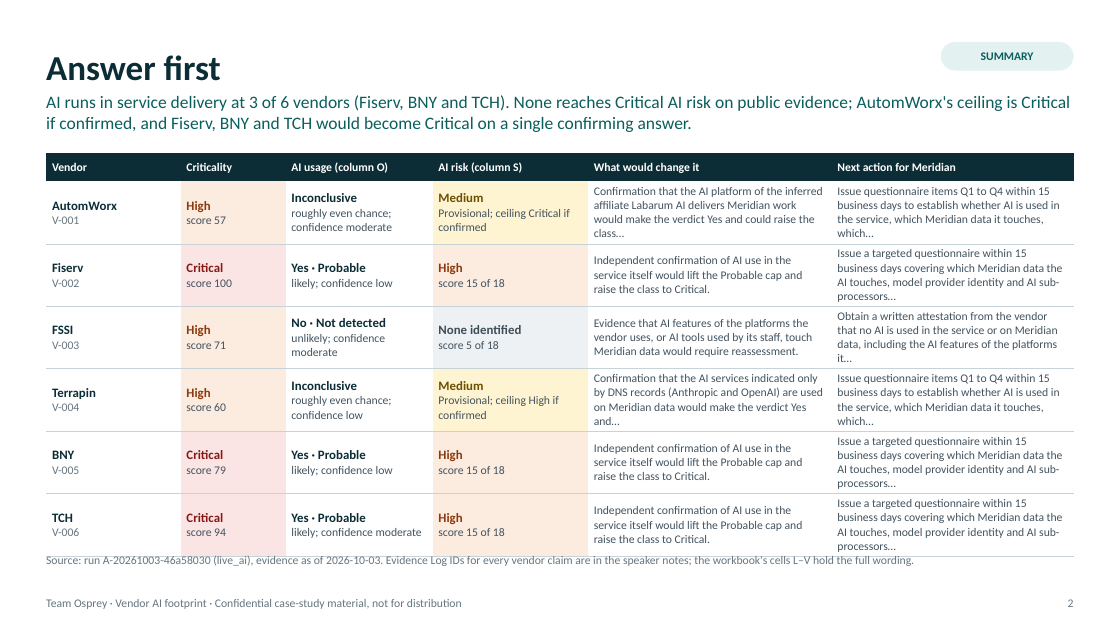
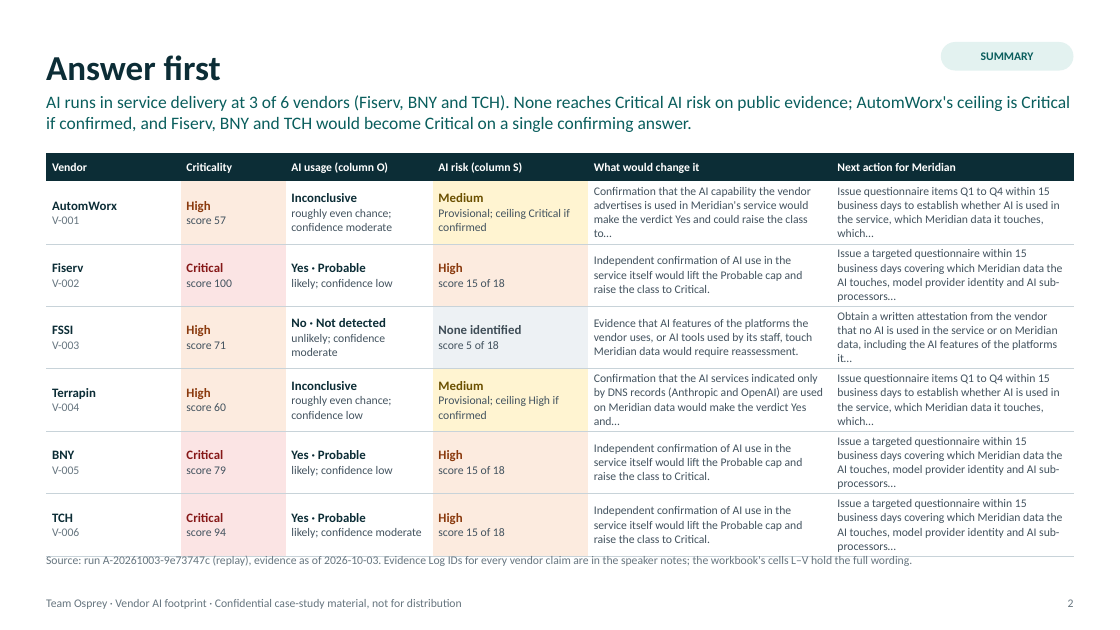
Before and after one commit to rakshit-737/vendor-ai-footprint, a slide deck: slide 2 of submission/Team_Osprey_Vendor_AI_Footprint.pptx. Drawn at 1120x630 pixels with LibreOffice and Linux fonts; fonts in the diff are those of the drawing. Boxes give left, top, right and bottom in pixels: in the first picture for what was removed or moved away, otherwise in the second. Text is boxed around its words. In the diff, an @@ line names an element or a change of style, - is before the commit and + after.

```diff
--- a/submission/Team_Osprey_Vendor_AI_Footprint.pptx
+++ b/submission/Team_Osprey_Vendor_AI_Footprint.pptx
@@ table at box(46, 153, 1074, 556) @@
-row 2, column 5: Confirmation that the AI platform of the inferred affiliate Labarum AI delivers Meridian work would make the verdict Yes and could raise the class…
+row 2, column 5: Confirmation that the AI capability the vendor advertises is used in Meridian's service would make the verdict Yes and could raise the class to…
@@ text at box(46, 556, 913, 566): text changed @@
-Source: run A-20261003-46a58030 (live_ai), evidence as of 2026-10-03. Evidence Log IDs for every vendor claim are in the speaker notes; the workbook's cells L–V hold the full wording.
+Source: run A-20261003-9e73747c (replay), evidence as of 2026-10-03. Evidence Log IDs for every vendor claim are in the speaker notes; the workbook's cells L–V hold the full wording.
```
Also in this commit, not shown: 12 other slides changed.
